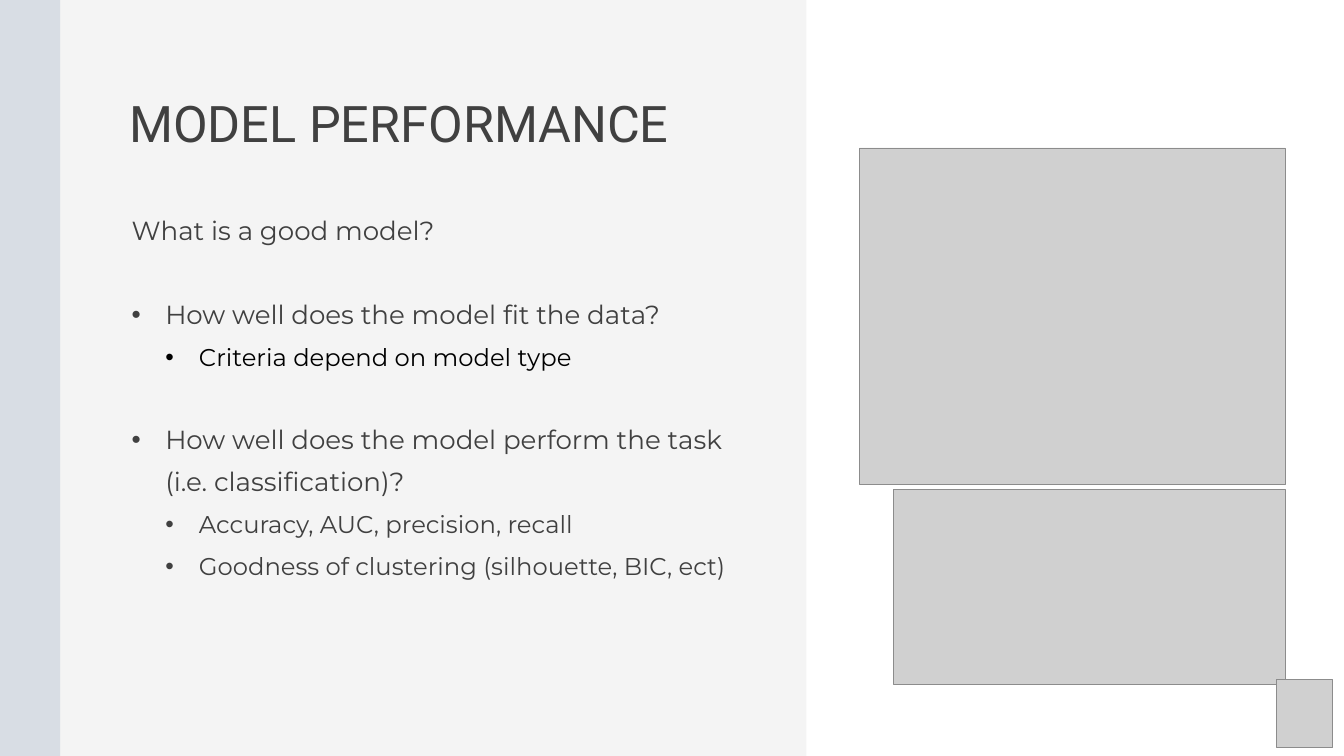
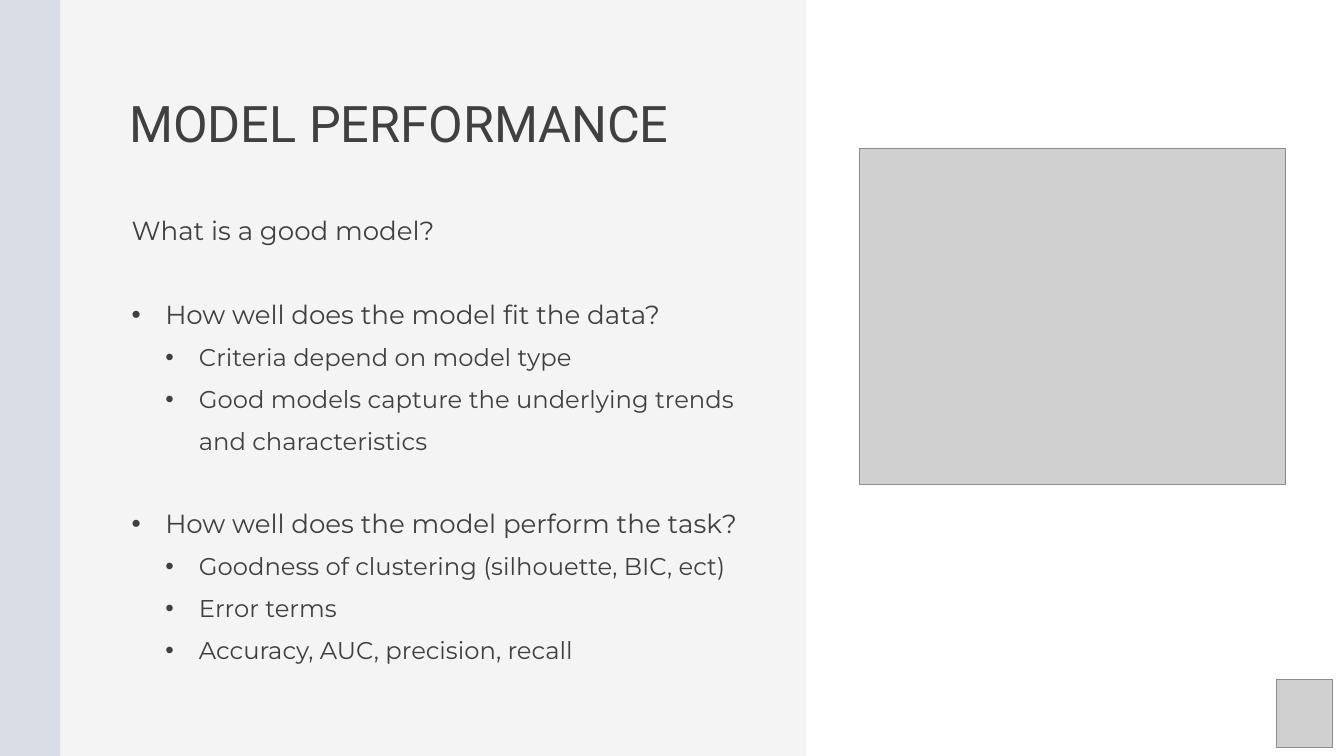
Before and after one commit to Center-for-Health-Data-Science/Foundations-of-Health-Data-Science, a slide deck: slide 4 of Slides/FHDS_Model_Evaluation_Part4.pptx. Drawn at 1344x756 pixels with LibreOffice and Linux fonts; fonts in the diff are those of the drawing; grey boxes stand for pictures. Boxes give left, top, right and bottom in pixels: in the first picture for what was removed or moved away, otherwise in the second. Text is boxed around its words. In the diff, an @@ line names an element or a change of style, - is before the commit and + after.

Commit message:
small slide updates

```diff
--- a/Slides/FHDS_Model_Evaluation_Part4.pptx
+++ b/Slides/FHDS_Model_Evaluation_Part4.pptx
@@ text at box(199, 348, 572, 371): text colour #000000 to #404040 in "Criteria depend on model type" @@
@@ text at box(165, 390, 737, 617): text changed; size 28 to 26 pt @@
-  • How well does the model perform the task (i.e. classification)?
+    • Good models capture the underlying trends and characteristics
+  • How well does the model perform the task?
+    • Goodness of clustering (silhouette, BIC, ect)
+    • Error terms
@@ picture removed at box(893, 490, 1285, 684) @@
```
Also in this commit, not shown: 3 slides added, 1 slide removed, 1 other file.
